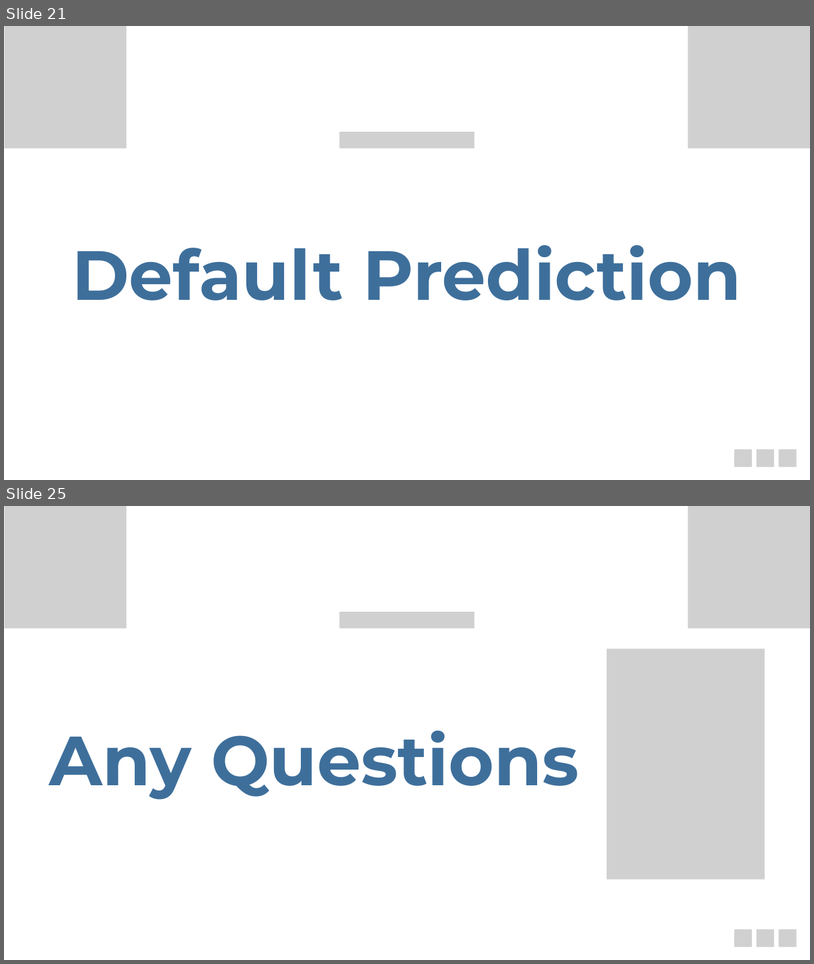
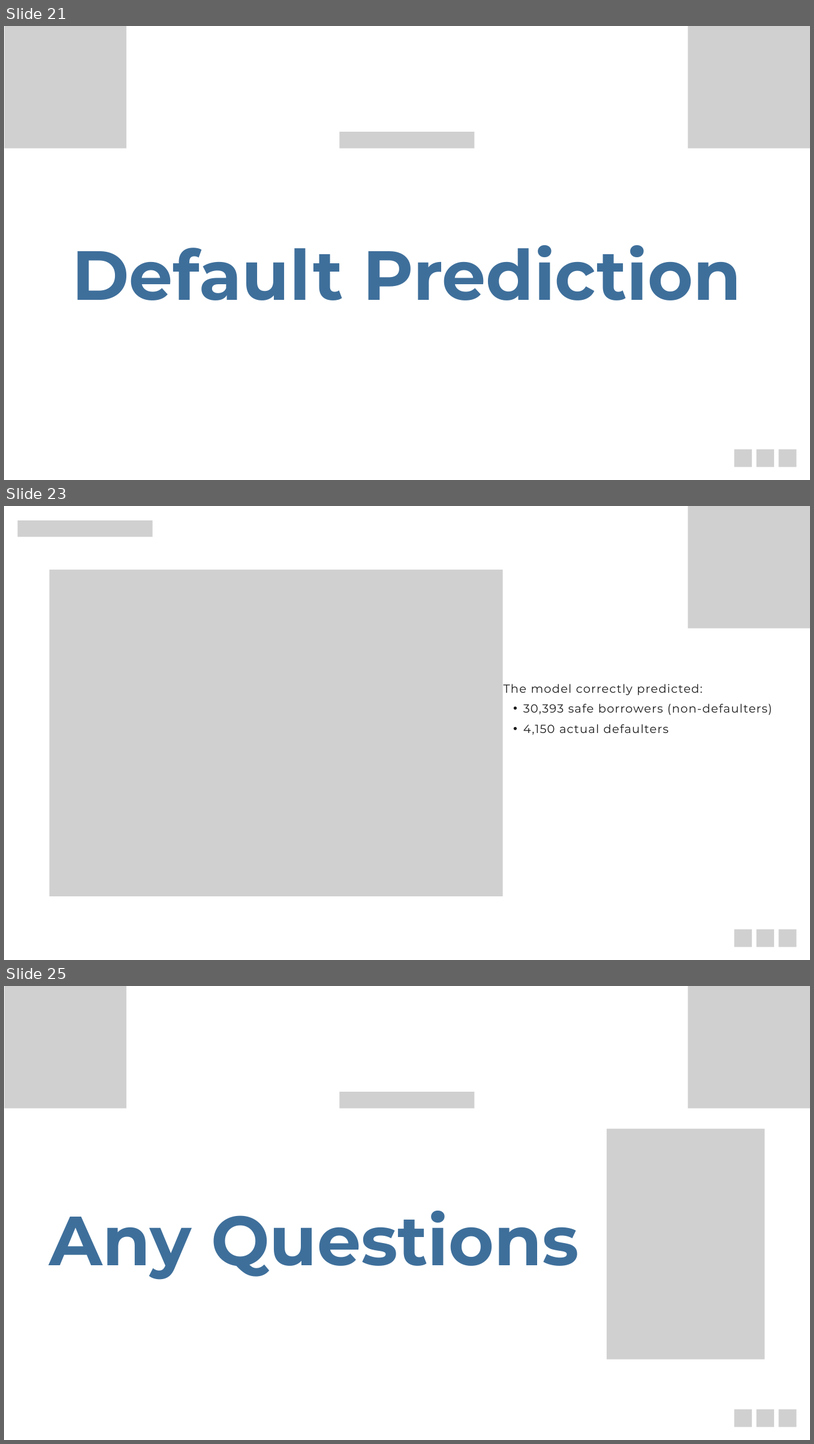
Before and after one commit to aliraza-data/Loan-Default-Risk-Analysis, a slide deck: Presentation/Project_Presentation.pptx. Shown one above the other, each under a label of ours: slides 21 and 25 before the commit, slides 21, 23 and 25 after it; the slides between them are not shown. The pictures are 814x964 and 814x1444 pixels, drawn with LibreOffice and Linux fonts; fonts in the diff are those of the drawing; grey boxes stand for pictures. Boxes give left, top, right and bottom in pixels: in the first picture for what was removed or moved away, otherwise in the second. Text is boxed around its words. In the diff, an @@ line names an element or a change of style, - is before the commit and + after.

```diff
--- a/Presentation/Project_Presentation.pptx
+++ b/Presentation/Project_Presentation.pptx
@@ slide 23 added at (x1=4, y1=506, x2=810, y2=960), background #FFFFFF @@
@@ picture added at (x1=18, y1=520, x2=153, y2=537) @@
@@ picture added at (x1=688, y1=506, x2=810, y2=628) @@
@@ picture added at (x1=49, y1=570, x2=503, y2=896) @@
@@ text added at (x1=504, y1=684, x2=773, y2=735), 20.9 pt, text #1C1C1C @@
+The model correctly predicted:
+  • 30,393 safe borrowers (non-defaulters)
+  • 4,150 actual defaulters
@@ picture added at (x1=735, y1=929, x2=752, y2=946) @@
@@ picture added at (x1=757, y1=929, x2=774, y2=946) @@
@@ picture added at (x1=779, y1=929, x2=797, y2=946) @@
```
Also in this commit, not shown: 3 slides changed, 1 slide removed, 1 other file.
